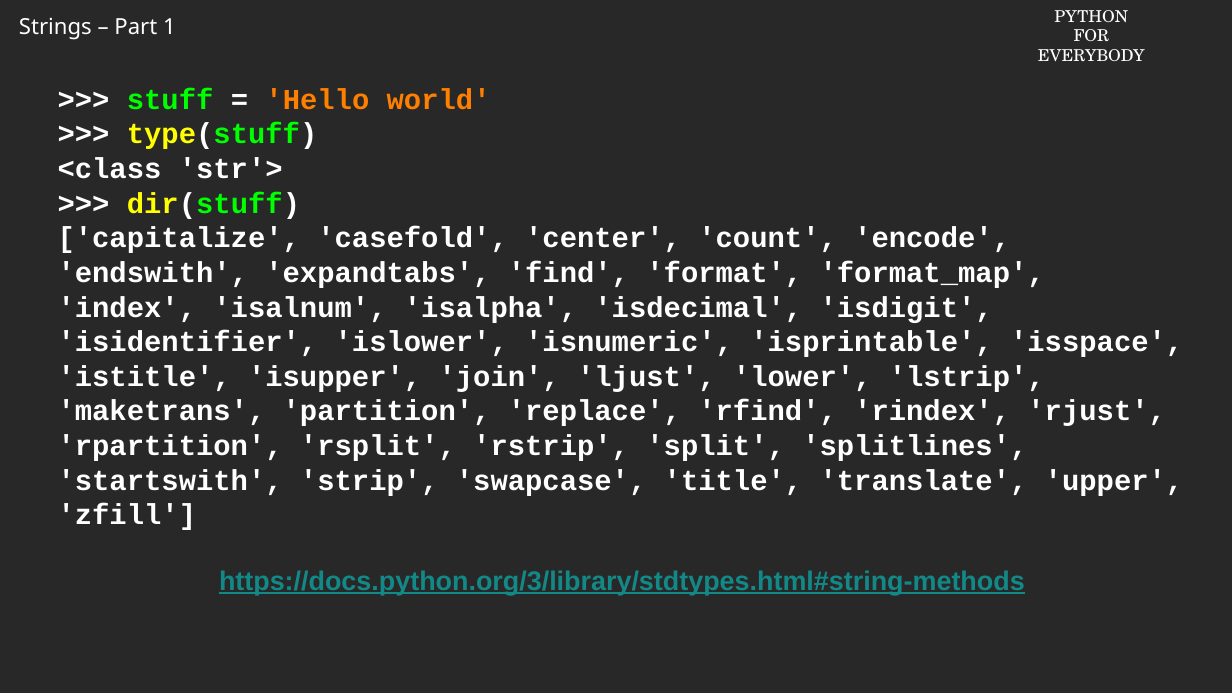
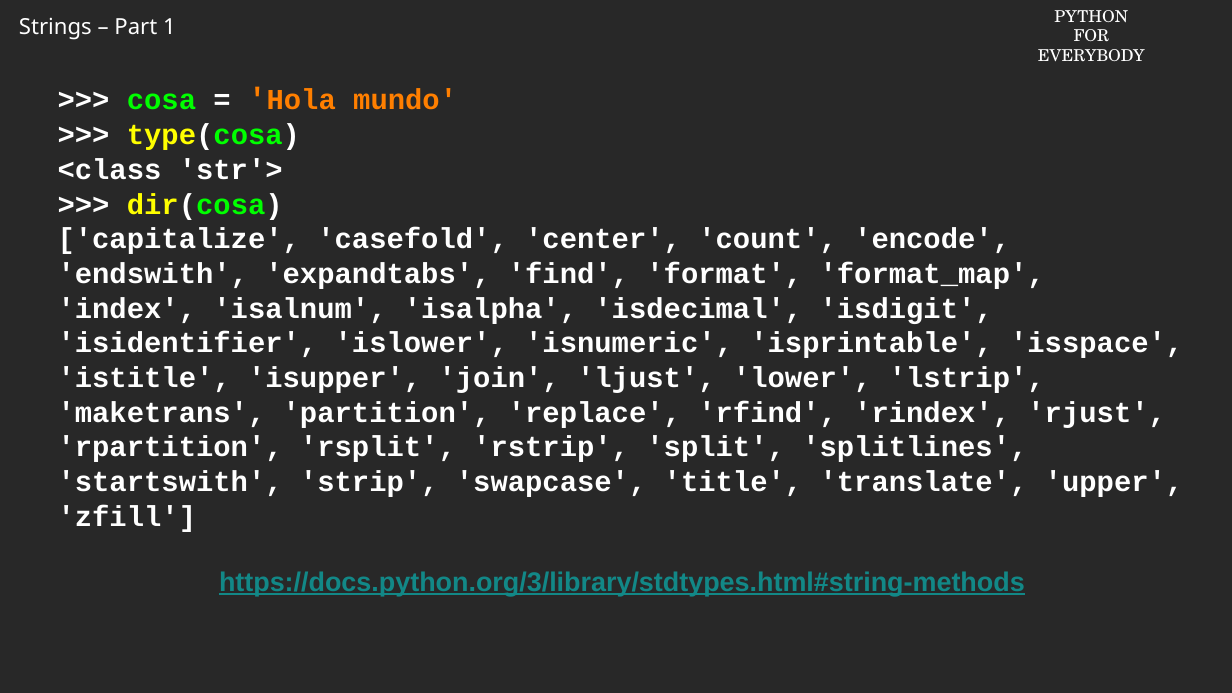
Before and after one commit to csev/py4e, a slide deck: slide 5 of ai/6.2.pptx. Drawn at 1232x693 pixels with LibreOffice and Linux fonts; fonts in the diff are those of the drawing; background and template pictures are left out. Boxes give left, top, right and bottom in pixels: in the first picture for what was removed or moved away, otherwise in the second. Text is boxed around its words. In the diff, an @@ line names an element or a change of style, - is before the commit and + after.

```diff
--- a/ai/6.2.pptx
+++ b/ai/6.2.pptx
@@ text at (127,89,457,150): text changed @@
->>> stuff = 'Hello world'
->>> type(stuff)
+>>> cosa = 'Hola mundo'
+>>> type(cosa)
@@ text at (127,193,283,220): text changed @@
->>> dir(stuff)
+>>> dir(cosa)
```
Also in this commit, not shown: 13 other slides changed, 1 slide added, 1 slide removed.
